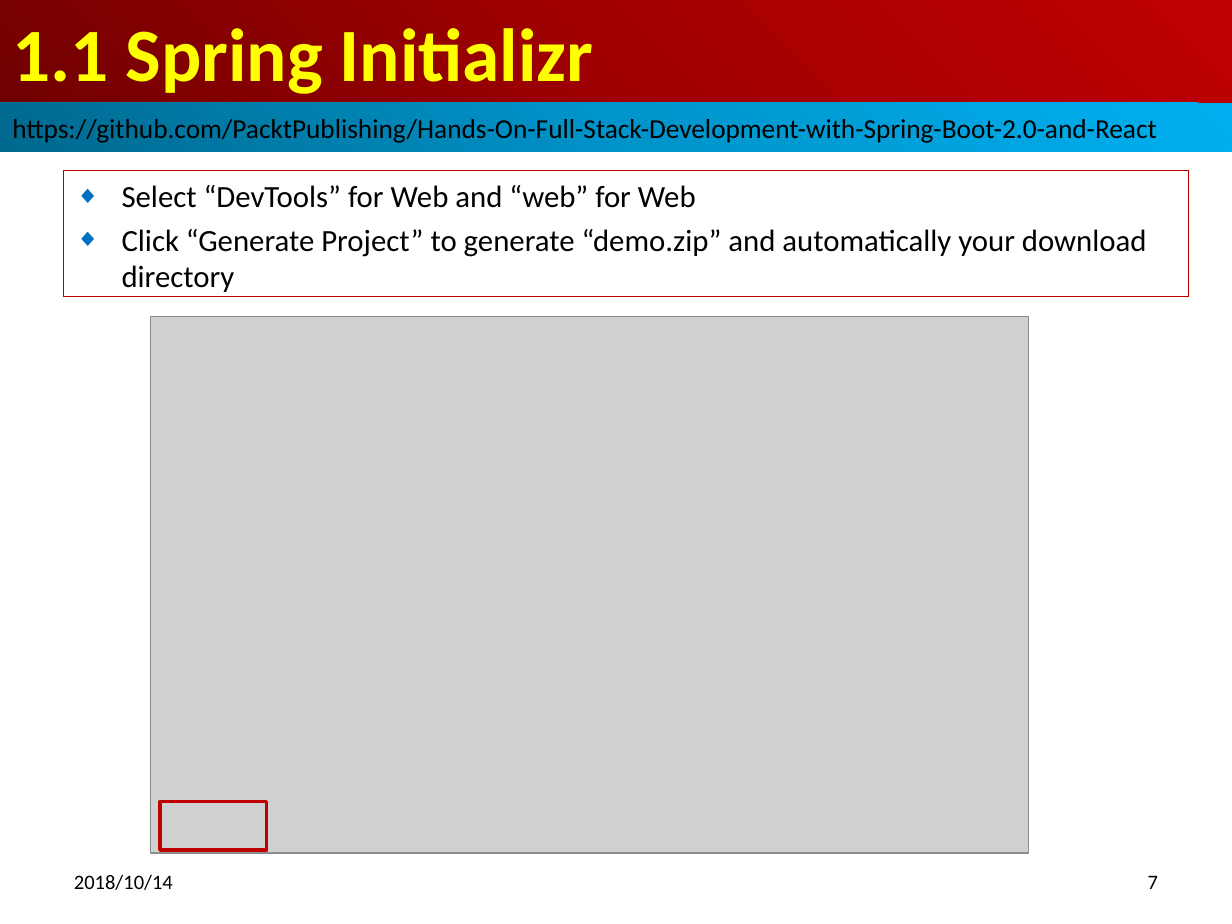
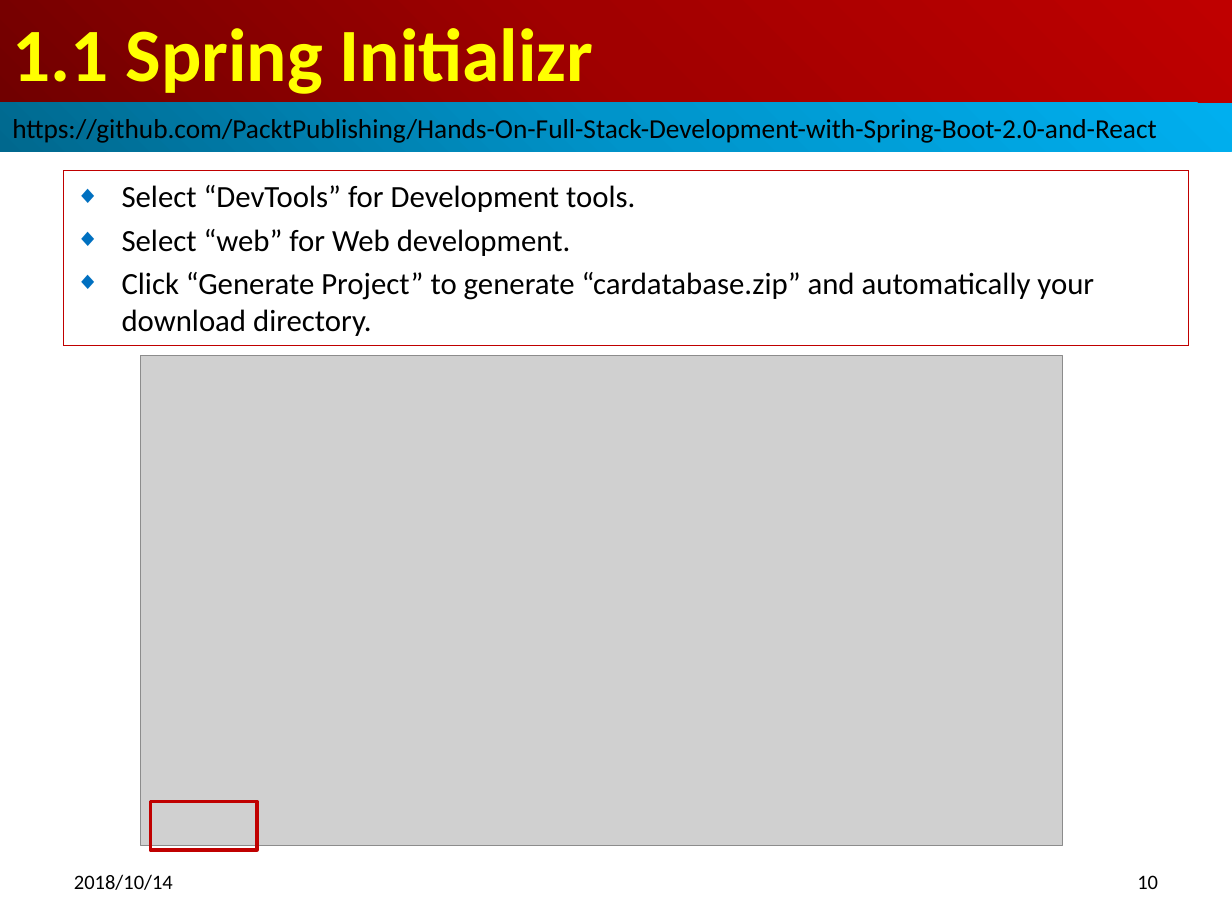
Before and after one commit to peterhchen/full-stack-spring-boot, a slide deck: slide 10 of 15_Ch01_Setup.pptx (slide 7 before the commit). Drawn at 1232x924 pixels with LibreOffice and Linux fonts; fonts in the diff are those of the drawing; grey boxes stand for pictures. Boxes give left, top, right and bottom in pixels: in the first picture for what was removed or moved away, otherwise in the second. Text is boxed around its words. In the diff, an @@ line names an element or a change of style, - is before the commit and + after.

```diff
--- a/15_Ch01_Setup.pptx
+++ b/15_Ch01_Setup.pptx
@@ subtitle "Select “DevTools” for Development tools.": place and size @@
-subtitle "Select “DevTools” for Development tools." at box(63, 171, 1188, 297)
+subtitle "Select “DevTools” for Development tools." at box(63, 171, 1188, 346)
@@ subtitle at box(122, 185, 1094, 336): text changed @@
-◆ Select “DevTools” for Web and “web” for Web
-◆ Click “Generate Project” to generate “demo.zip” and automatically your download directory
+◆ Select “DevTools” for Development tools.
+◆ Select “web” for Web development.
+◆ Click “Generate Project” to generate “cardatabase.zip” and automatically your download directory.
@@ picture: place and size @@
-picture at box(150, 317, 1029, 853)
+picture at box(140, 355, 1062, 845)
@@ rectangle: place and size @@
-rectangle at box(160, 802, 267, 850)
+rectangle at box(150, 802, 257, 850)
@@ page number at box(1137, 875, 1158, 889): text changed @@
-7
+10
```
Also in this commit, not shown: 7 other slides changed, 9 slides added, 9 other files.
